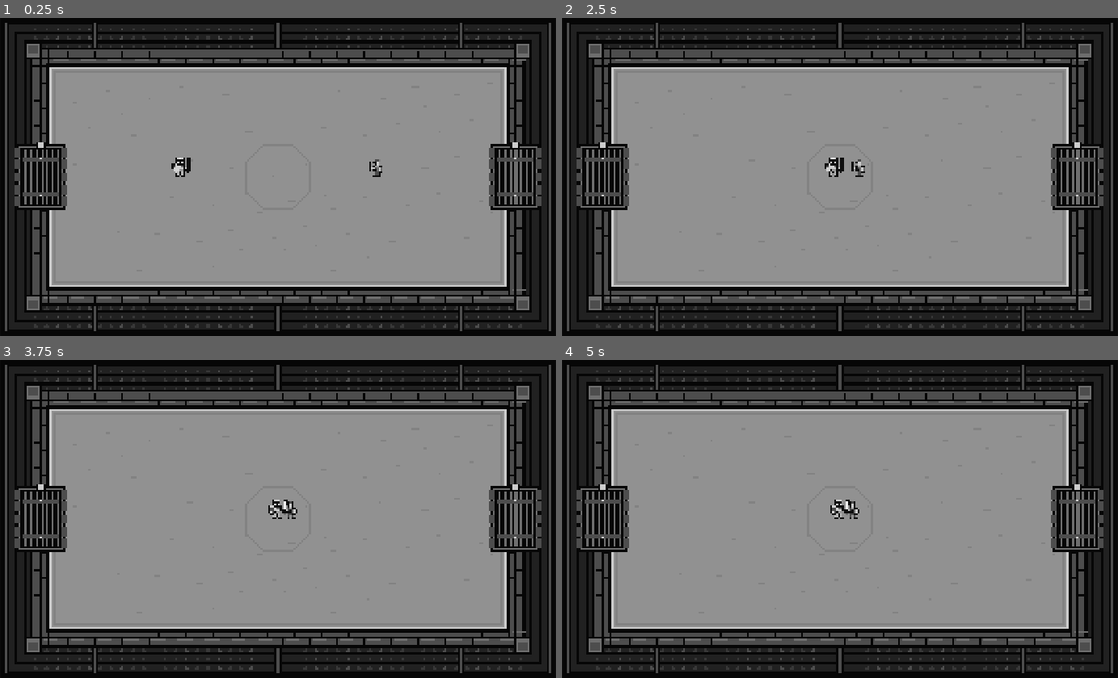
Above: before the commit, frames 1-4 (two rows, left to right).
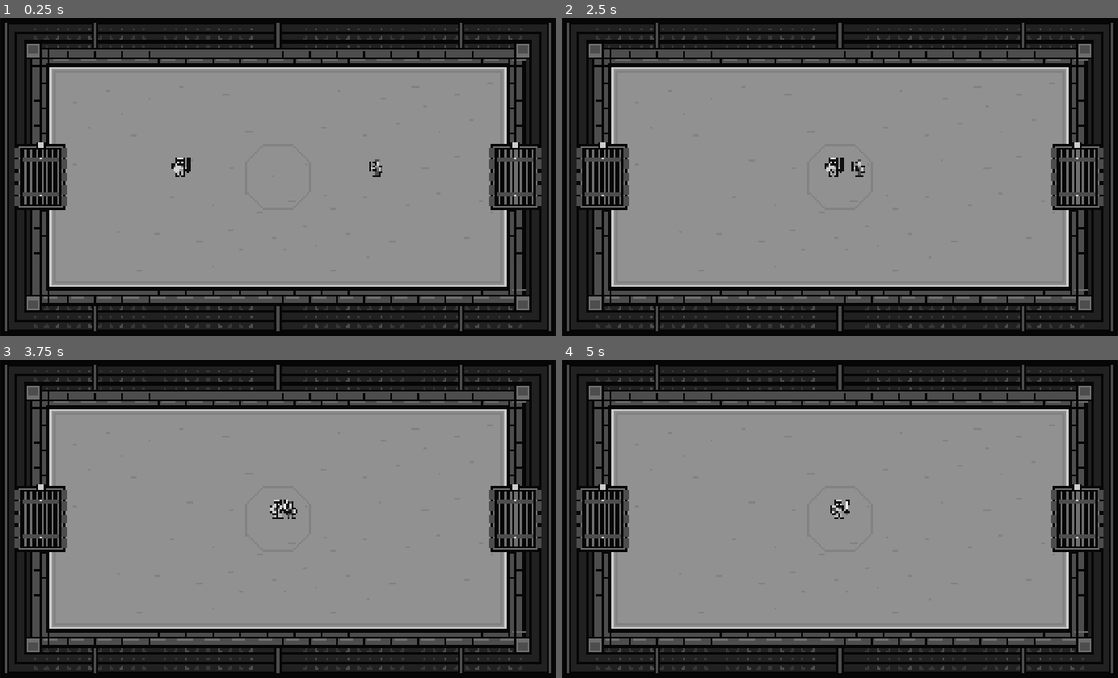
Above: after the commit, the same moments.

Repository: JoshuaLi-hua/divine-coliseum
Game: Godot game, scene res://scenes/main/main.tscn
Same seed, same stepped clock (60 frames per second), same inputs: the game is played once before the commit and once after it.
Inputs:
- Up to frame 1 (0.25 s): no input
- Up to frame 2 (2.5 s): no input
- Up to frame 3 (3.75 s): tap Enter at 3.5 s
- Up to frame 4 (5 s): tap Space at 4.25 s

Frames 1-2 are identical in both runs. In frame 3, less than 0.1% of the frame differs, in the area x 48-52%, y 43-50%; in frame 4, less than 0.1%.

Commit message:
Divine Coliseum - Step 5 Basic Combat

Diff:
--- a/scenes/units/unit.gd
+++ b/scenes/units/unit.gd
@@ -1,6 +1,6 @@
 class_name Unit
 extends CharacterBody2D
-## Shared team discovery and melee approach. Combat stats remain inert.
+## Shared targeting, melee movement, and cooldown-based combat.
 
 enum Team { PLAYER, ENEMY }
 
@@ -14,15 +14,25 @@
 
 var current_health: int = 0
 var current_target: Unit = null
+var is_dead: bool = false
+var _attack_time_left: float = 0.0
+var _attack_tween: Tween
+var _visual_rest_position: Vector2
+
+@onready var _visual: Node2D = $Visual
 
 
 func _ready() -> void:
+	_visual_rest_position = _visual.position
 	current_health = max_health
 	add_to_group("units")
 
 
 func _physics_process(delta: float) -> void:
-	if not is_instance_valid(current_target) or not current_target.is_inside_tree() or current_target.team == team:
+	if is_dead:
+		return
+	_attack_time_left = maxf(0.0, _attack_time_left - delta)
+	if not _is_valid_opponent(current_target):
 		current_target = _find_nearest_opponent()
 
 	velocity = Vector2.ZERO
@@ -33,6 +43,8 @@
 		if remaining > 0.0 and delta > 0.0:
 			# Cap the last step so this unit cannot overshoot its melee range.
 			velocity = offset.normalized() * minf(move_speed, remaining / delta)
+		elif remaining <= 0.0:
+			_try_attack()
 	move_and_slide()
 
 
@@ -41,10 +53,55 @@
 	var nearest_distance_squared: float = INF
 	for node: Node in get_tree().get_nodes_in_group("units"):
 		var candidate: Unit = node as Unit
-		if candidate == null or candidate == self or candidate.team == team:
+		if not _is_valid_opponent(candidate):
 			continue
 		var distance_squared: float = global_position.distance_squared_to(candidate.global_position)
 		if distance_squared < nearest_distance_squared:
 			nearest = candidate
 			nearest_distance_squared = distance_squared
 	return nearest
+
+
+func _is_valid_opponent(candidate: Unit) -> bool:
+	return is_instance_valid(candidate) and candidate != self and candidate.is_inside_tree() and not candidate.is_queued_for_deletion() and not candidate.is_dead and candidate.team != team
+
+
+func _try_attack() -> void:
+	if is_dead or _attack_time_left > 0.0 or not _is_valid_opponent(current_target):
+		return
+	if global_position.distance_to(current_target.global_position) > attack_range:
+		return
+	_attack_time_left = attack_cooldown
+	_play_attack_cue(global_position.direction_to(current_target.global_position))
+	current_target.take_damage(attack_damage)
+	if not _is_valid_opponent(current_target):
+		current_target = null
+
+
+func take_damage(amount: int) -> void:
+	if is_dead or amount <= 0:
+		return
+	current_health = maxi(0, current_health - amount)
+	if current_health == 0:
+		_die()
+
+
+func _die() -> void:
+	if is_dead:
+		return
+	is_dead = true
+	velocity = Vector2.ZERO
+	current_target = null
+	set_physics_process(false)
+	remove_from_group("units")
+	if _attack_tween != null:
+		_attack_tween.kill()
+	queue_free()
+
+
+func _play_attack_cue(direction: Vector2) -> void:
+	if _attack_tween != null:
+		_attack_tween.kill()
+	_visual.position = _visual_rest_position + direction * 3.0
+	_attack_tween = create_tween()
+	_attack_tween.tween_property(_visual, "position", _visual_rest_position, 0.12)
